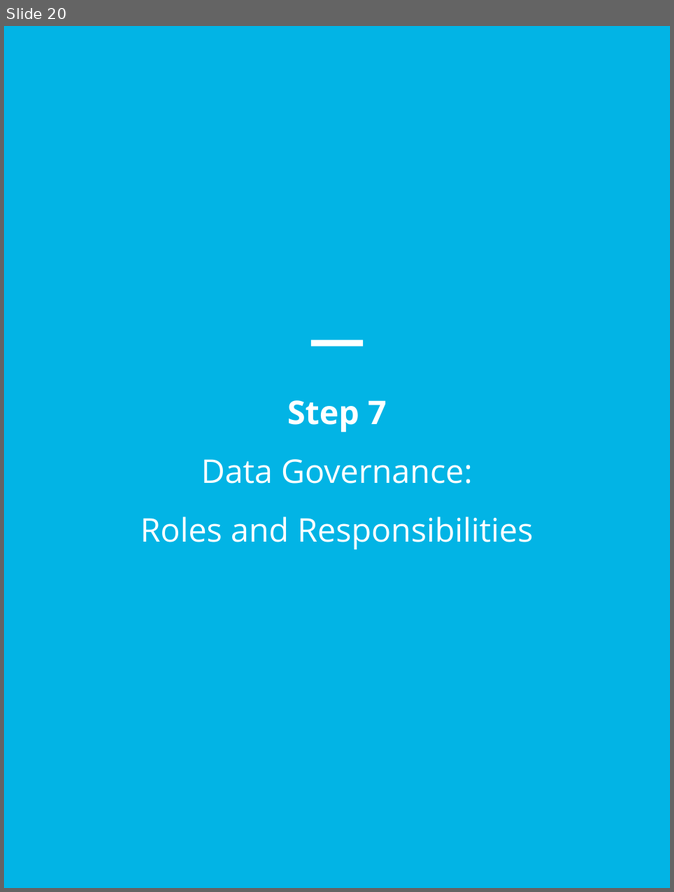
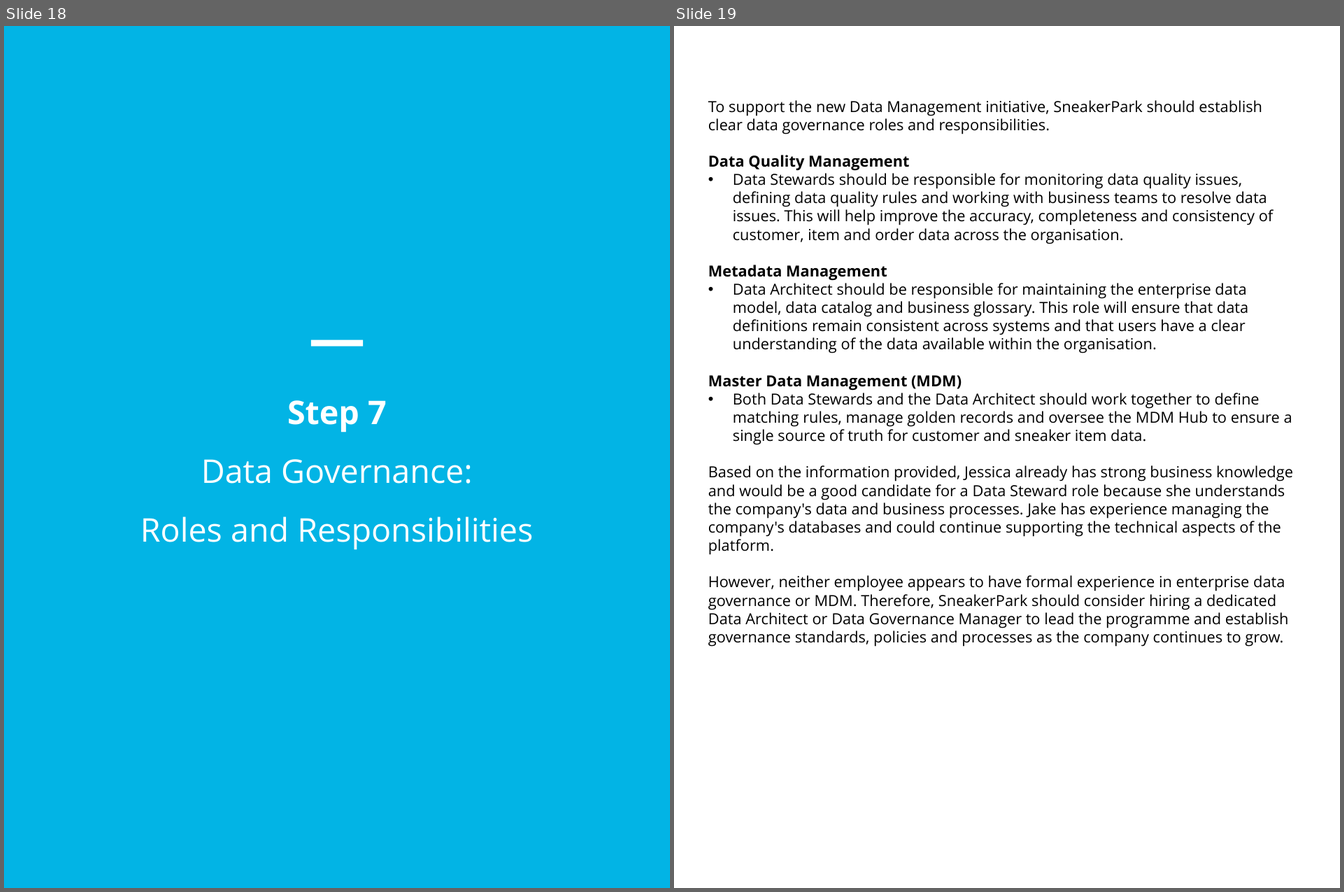
Before and after one commit to SwimLane2/udacity-ai-masters, a slide deck: Modules/03-Data-Architect/projects/Project 4 - SneakerPark Data Governance/report/sneakerpark_data_governance.pptx. Shown side by side, each under a label of ours: slide 20 before the commit, slides 18 and 19 after it. The pictures are 674x892 and 1344x892 pixels, drawn with LibreOffice and Linux fonts; fonts in the diff are those of the drawing. Boxes give left, top, right and bottom in pixels: in the first picture for what was removed or moved away, otherwise in the second. Text is boxed around its words. In the diff, an @@ line names an element or a change of style, - is before the commit and + after.

```diff
--- a/Modules/03-Data-Architect/projects/Project 4 - SneakerPark Data Governance/report/sneakerpark_data_governance.pptx
+++ b/Modules/03-Data-Architect/projects/Project 4 - SneakerPark Data Governance/report/sneakerpark_data_governance.pptx
@@ slide 19 added at (674, 26, 1340, 888), background #FFFFFF @@
@@ text added at (708, 100, 1294, 647), 14 pt, text #000000 @@
+To support the new Data Management initiative, SneakerPark should establish clear data governance roles and responsibilities.
+Data Quality Management
+• Data Stewards should be responsible for monitoring data quality issues, defining data quality rules and working with business teams to resolve data issues. This will help improve the accuracy, completeness and consistency of customer, item and order data across the organisation.
+Metadata Management
+• Data Architect should be responsible for maintaining the enterprise data model, data catalog and business glossary. This role will ensure that data definitions remain consistent across systems and that users have a clear understanding of the data available within the organisation.
+Master Data Management (MDM)
+• Both Data Stewards and the Data Architect should work together to define matching rules, manage golden records and oversee the MDM Hub to ensure a single source of truth for customer and sneaker item data.
+Based on the information provided, Jessica already has strong business knowledge and would be a good candidate for a Data Steward role because she understands the company's data and business processes. Jake has experience managing the company's databases and could continue supporting the technical aspects of the platform.
+However, neither employee appears to have formal experience in enterprise data governance or MDM. Therefore, SneakerPark should consider hiring a dedicated Data Architect or Data Governance Manager to lead the programme and establish governance standards, policies and processes as the company continues to grow.
@@ what was slide 20 is now slide 18 @@
```
Also in this commit, not shown: 3 slides changed, 2 other slides added, 7 slides removed, 1 other file.
